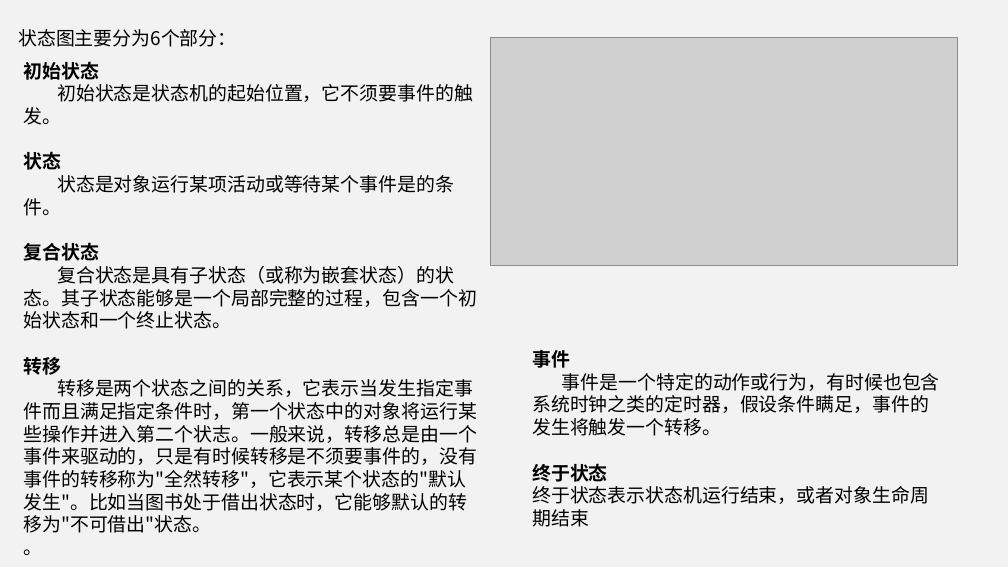
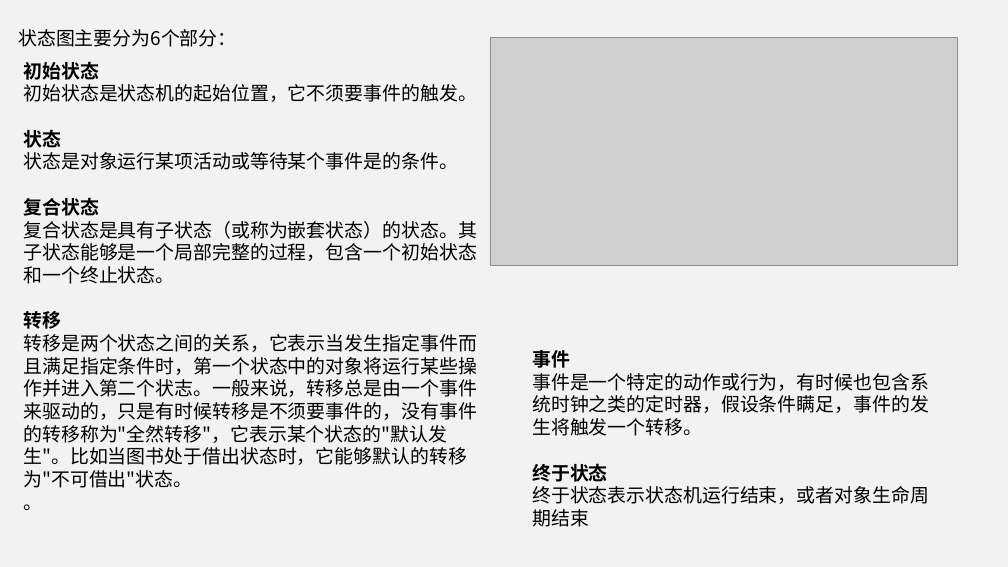
Before and after one commit to PRD2018-G09/Educational-Website, a slide deck: slide 23 of 受控文档/翻转课堂PPT/PRD2018-G09-翻转课堂PPT 各类图介绍.ppt. Drawn at 1008x567 pixels with LibreOffice and Linux fonts; fonts in the diff are those of the drawing; grey boxes stand for pictures. Boxes give left, top, right and bottom in pixels: in the first picture for what was removed or moved away, otherwise in the second. Text is boxed around its words. In the diff, an @@ line names an element or a change of style, - is before the commit and + after.

```diff
--- a/受控文档/翻转课堂PPT/PRD2018-G09-翻转课堂PPT 各类图介绍.ppt
+++ b/受控文档/翻转课堂PPT/PRD2018-G09-翻转课堂PPT 各类图介绍.ppt
@@ text "初始状态" rewrapped from bbox=[23, 61, 477, 555] to bbox=[23, 61, 477, 510] @@
@@ text "事件" rewrapped from bbox=[532, 350, 940, 527] to bbox=[532, 350, 929, 527] @@
```
Also in this commit, not shown: 6 other slides changed.
